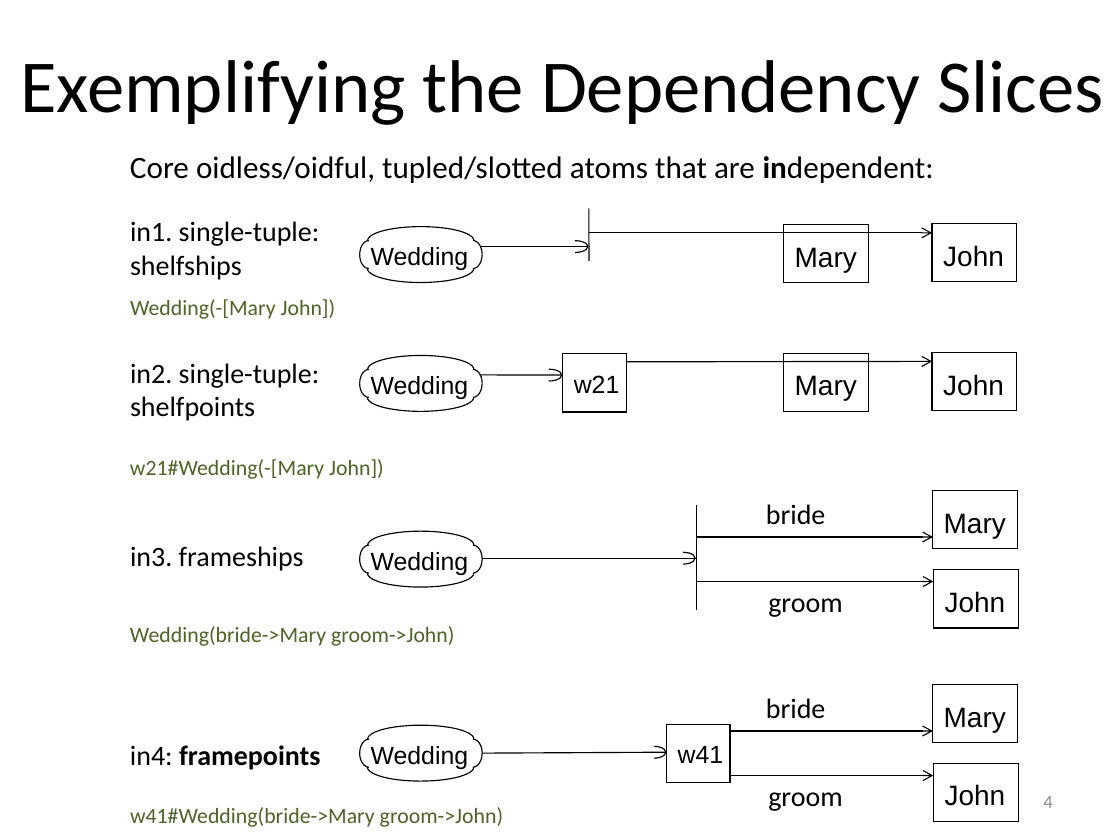
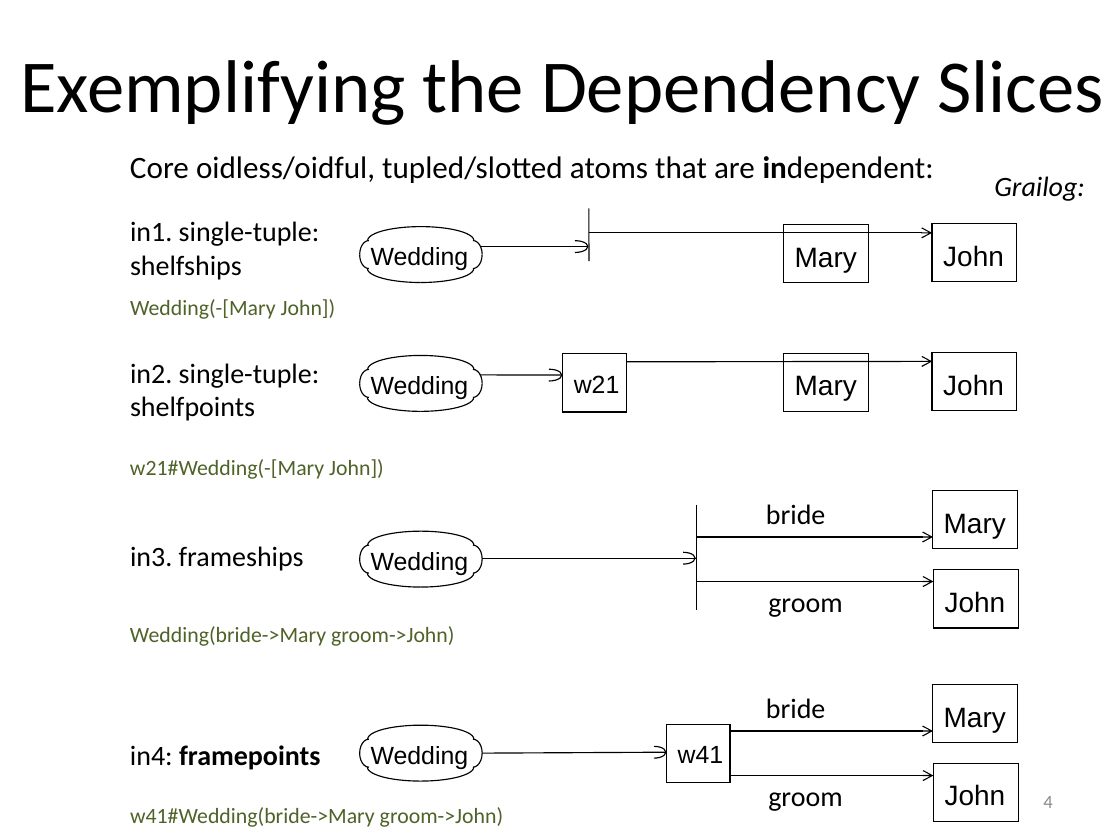
Before and after one commit to RuleML/ruleml-website, a slide deck: slide 4 of talks/PSOAMetamodelGrailogWedding.pptx. Drawn at 1120x840 pixels with LibreOffice and Linux fonts; fonts in the diff are those of the drawing. Boxes give left, top, right and bottom in pixels: in the first picture for what was removed or moved away, otherwise in the second. Text is boxed around its words. In the diff, an @@ line names an element or a change of style, - is before the commit and + after.

```diff
--- a/talks/PSOAMetamodelGrailogWedding.pptx
+++ b/talks/PSOAMetamodelGrailogWedding.pptx
@@ text added at [994, 176, 1085, 201], 18 pt, text #000000, italic @@
+Grailog:
```
Also in this commit, not shown: 3 other slides changed, 1 other file.
